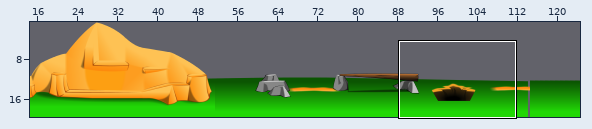
An edit to a level. Tiled map, CCC_physics/CCC_physics/mainMaze2.tmx. The picture above shows the old version from afar; the outline marks the close-up.
Close-up. Before the edit:
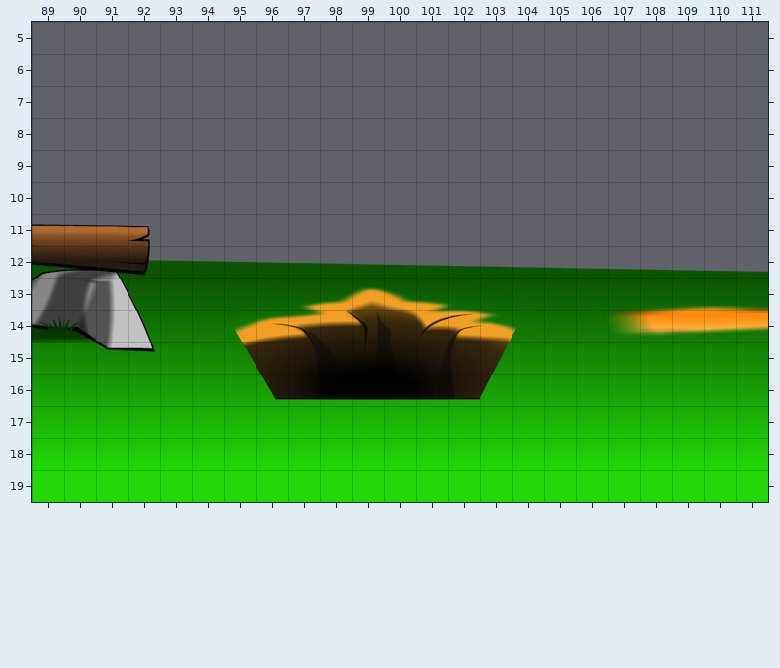
Cells are 32x32 px. Shown: x 89..111, y 5..19. The commit also changed other parts of the map, which this record leaves out.
After the commit:
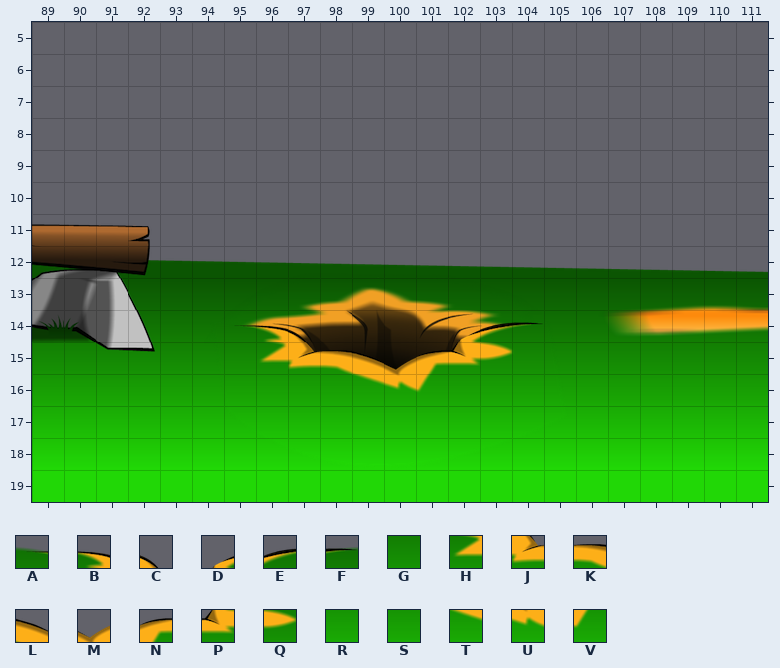
Key: from "Fore graphics-KL 1": A 615, B 616, C 617, D 622, E 623, F 624, G 734, H 735, J 736, K 737, L 738, M 739, N 740, P 741, Q 742, R 854, S 856, T 857, U 858, V 859.
_ is an empty cell.
Change:
Layer "fore":
The edit adds tile A in row 14 at x 95.
The edit adds tile B in row 14 at x 96.
The edit adds tile C in row 14 at x 97.
The edit adds tile D in row 14 at x 102.
The edit adds tile E in row 14 at x 103.
The edit adds tile F in row 14 at x 104.
The edit adds tile G in row 15 at x 95.
The edit adds tile H in row 15 at x 96.
The edit adds tile J in row 15 at x 97.
The edit adds tile K in row 15 at x 98.
The edit adds tile L in row 15 at x 99.
The edit adds tile M in row 15 at x 100.
The edit adds tile N in row 15 at x 101.
The edit adds tile P in row 15 at x 102.
The edit adds tile Q in row 15 at x 103.
The edit adds tile R in row 16 at x 96 to 97 and 102 to 103.
The edit adds tile S in row 16 at x 98.
The edit adds tile T in row 16 at x 99.
The edit adds tile U in row 16 at x 100.
The edit adds tile V in row 16 at x 101.
